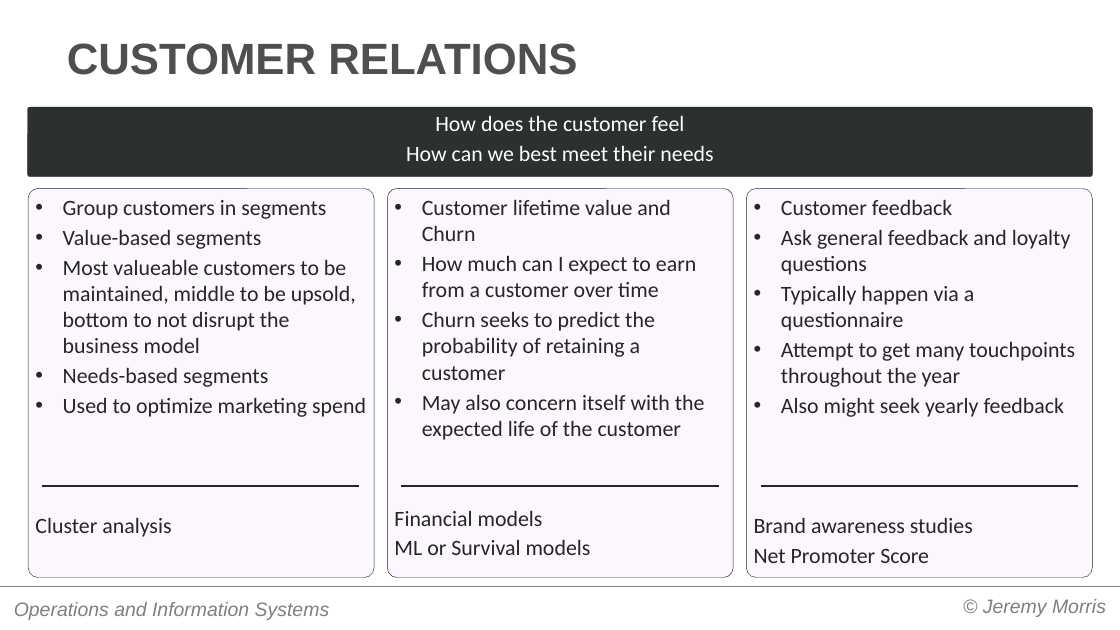
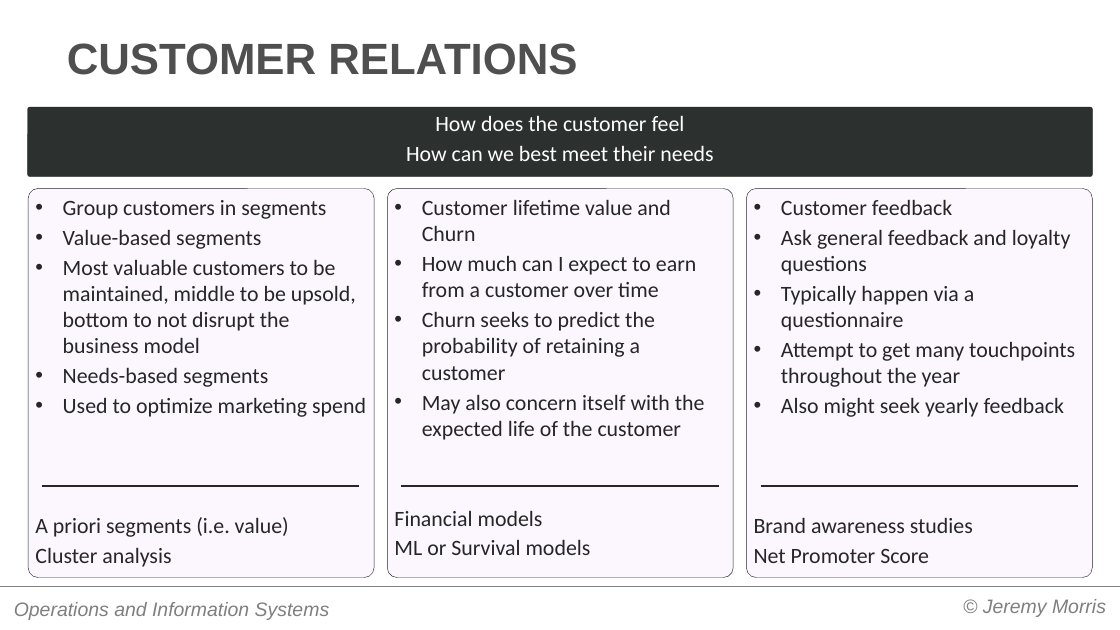
Before and after one commit to is6481/lecture_slides_notes, a slide deck: slide 4 of ch02/02.04 Which Information Do We Prioritize.pptx. Drawn at 1120x630 pixels with LibreOffice and Linux fonts; fonts in the diff are those of the drawing. Boxes give left, top, right and bottom in pixels: in the first picture for what was removed or moved away, otherwise in the second. Text is boxed around its words. In the diff, an @@ line names an element or a change of style, - is before the commit and + after.

Commit message:
ch 2 updates prior to recording

```diff
--- a/ch02/02.04 Which Information Do We Prioritize.pptx
+++ b/ch02/02.04 Which Information Do We Prioritize.pptx
@@ text in rounded rectangle at [63,259,356,353]: text changed @@
-• Most valueable customers to be maintained, middle to be upsold, bottom to not disrupt the business model
+• Most valuable customers to be maintained, middle to be upsold, bottom to not disrupt the business model
@@ text in rounded rectangle at [35,517,289,537]: paragraph added @@
+A priori segments (i.e. value)
```
Also in this commit, not shown: 2 other files.
